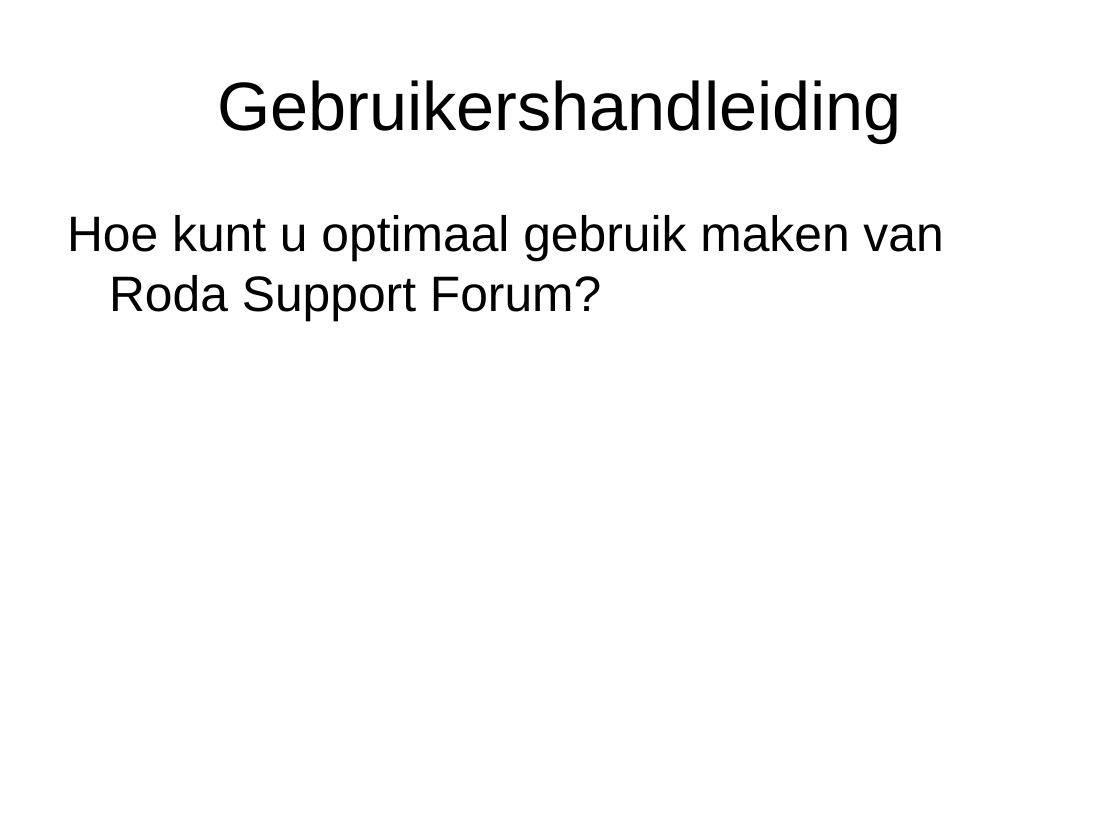
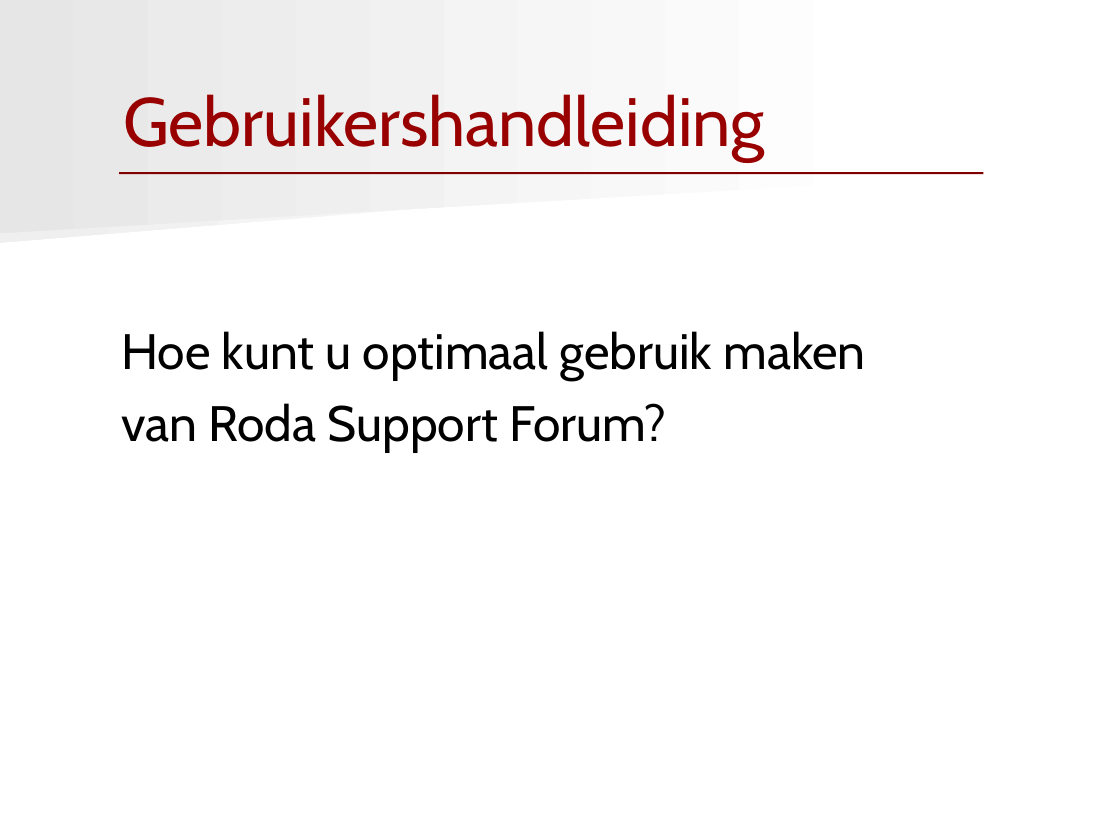
Before and after one commit to jroeting/RodaSupportForum, a slide deck: slide 4 of documents/RodaPresentatie.ppt. Drawn at 1120x840 pixels with LibreOffice and Linux fonts; fonts in the diff are those of the drawing. Boxes give left, top, right and bottom in pixels: in the first picture for what was removed or moved away, otherwise in the second. Text is boxed around its words. In the diff, an @@ line names an element or a change of style, - is before the commit and + after.

```diff
--- a/documents/RodaPresentatie.ppt
+++ b/documents/RodaPresentatie.ppt
@@ freeform shape added at bbox=[0, 0, 887, 233], fill gradient #FFFFFF to #E6E6E6 @@
@@ title "Gebruikershandleiding": place and size @@
-title "Gebruikershandleiding" at bbox=[217, 80, 902, 143]
+title "Gebruikershandleiding" at bbox=[123, 94, 765, 162]
@@ title "Gebruikershandleiding" at bbox=[123, 94, 765, 162]: font Arial to Cabin, text colour #000000 to #990000; alignment centre to left @@
@@ freeform shape added at bbox=[0, 113, 872, 242], fill gradient #FFFFFF to #EFEFEF @@
@@ line added from (119, 174) to (983, 174), #800000 1.25 pt @@
@@ text at bbox=[121, 331, 865, 452]: text changed; font Arial to Cabin @@
-Hoe kunt u optimaal gebruik maken van Roda Support Forum?
+Hoe kunt u optimaal gebruik maken
+van Roda Support Forum?
```
Also in this commit, not shown: 14 other slides changed, 1 other file.
